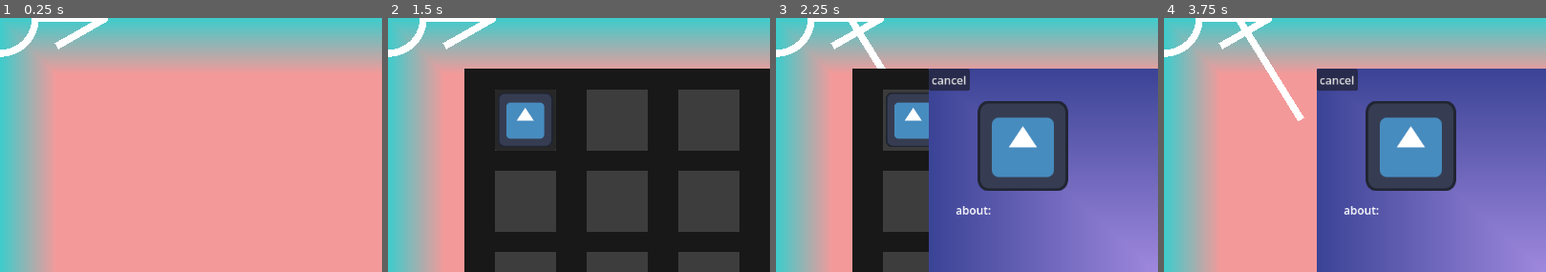
Above: before the commit, frames 1-4 (left to right).
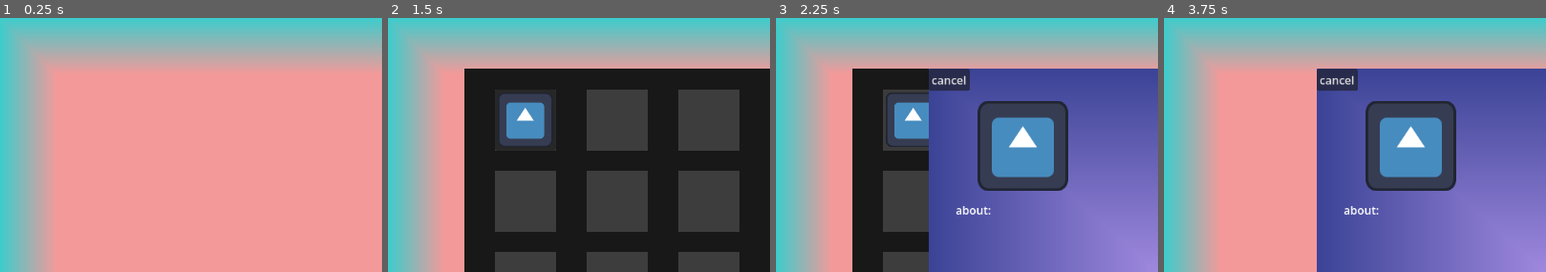
Above: after the commit, the same moments.

Repository: smkillerz777-star/Magia-Infinita
Game: Godot game, scene res://main_game.tscn
Two runs of this game, one before a commit and one after it. Both use one fixed random seed, a clock stepped at 60 frames per second and the inputs below. The engine's default icon, where the game draws it, is replaced by a stand-in: a white triangle on a blue panel in a dark square.
Inputs (mouse positions are % of the whole screen's width and height, from its top left):
- Up to frame 1 (0.25 s): no input
- Up to frame 2 (1.5 s): click "submit" at 0.5 s; click "inventory" at 1.25 s
- Up to frame 3 (2.25 s): click (18, 20) at 2 s
- Up to frame 4 (3.75 s): click "use" at 2.75 s; click "cancel" at 3.5 s
The pictures show only the part of the screen within x 0-50%, y 0-50%; the shares and areas given below are measured in that part.

The runs differ from the first frame. In frame 1, 1.0% of the frame differs, in the area x 0-29%, y 0-16%; in frame 2, 1.0%; in frame 3, 1.4%; in frame 4, 1.8%, in the area x 0-37%, y 0-41%.

Commit message:
heavily tested and fixed many bugs
tested various edge cases for recognizer such as what happens when there is only 1 point or 2 point or no point , fixed errors that came with them such as division by 0 . the fucntions in recognizers were changing the original symbols too now it is fixed and the recognizer is behaving good even though the recognizer gives probabilies to even shapes like line around 10% when tested this is because it gives more weight to starting point and starting points can find someone closer to them even when the shape is not matching and if they cannot the program switches to various starting point so at the end some starting points will always be present that will match and the weight of ending points is very less in comparision but it is fine since at the end i will make it recognize shape only if the probability is higher than 70% which require even ending points to give low distance

Diff:
--- a/magia-infinita/Symbols.gd
+++ b/magia-infinita/Symbols.gd
@@ -369,15 +369,18 @@
 static func get_templates():
 	var symbol = direction_sign
 	var templates = [symbol]
-	var i = 0
+	var i = 15
 	while(i<360):
 		templates.append(rotate(symbol,i))
-		i+=5
+		i+=15
 	return templates
-static func rotate(points,deg=0):
-	var temp : Array[Point] = points.duplicate()
+static func rotate(points : Array[Point],deg : float =0.0):
+	if points.is_empty():
+		return []
+	var temp : Array[Point] = []
+	temp.resize(points.size())
 	var centroid : Vector2 = Vector2(0,0)
-	for point in temp:
+	for point in points:
 		centroid.x += point.x
 		centroid.y += point.y
 	centroid /= points.size()
--- a/magia-infinita/main_game.gd
+++ b/magia-infinita/main_game.gd
@@ -2,10 +2,6 @@
 var i = 0
 var completed = 0
 var first = true
-func _ready() -> void:
-	var line = customLine2D.new()
-	line.from_point(Symbols.direction_sign)
-	$lines.add_child(line)
 func _process(_delta):
 	if(get_global_mouse_position().y<670):
 		if(Input.is_action_just_pressed("draw")):
@@ -263,7 +259,6 @@
 	return "default"
 
 func draw_template(template):
-	template = Recognizer.normalize(template,1000)
 	var temp : Array[Vector2]= []
 	temp.resize(template.size())
 	var k = 0
@@ -273,19 +268,23 @@
 	var new_line = Line2D.new()
 	new_line.points = temp
 	$lines.add_child(new_line)
+	$lines.get_child(i).position = Vector2(400,400)
 	i+=1
 
 
 func _on_submit_pressed() -> void:
 	var points : Array[Point] = []
-	print($lines.get_child_count())
 	for k in range(0,$lines.get_child_count()):
 		if($lines.get_child(k).is_queued_for_deletion()):
 			continue
 		else:
-			print($lines.get_child(k).name)
 			for point in $lines.get_child(k).points:
 				points.append(Point.new(point.x,point.y,k))
 	var templates = Symbols.get_templates()
-	#var templates = [Symbols.direction_sign]
-	print(Recognizer.p_recognizer(points,templates))
+	var result = Recognizer.p_recognizer(points,templates)
+	if(result["prob"]!=0):
+		print(result["prob"])
+		draw_template(result["template"])
+	else:
+		print("nothing matched")
+	#draw_template(templates[10])
--- a/magia-infinita/recognizer.gd
+++ b/magia-infinita/recognizer.gd
@@ -1,47 +1,62 @@
 extends Node
 class_name Recognizer
 static func translate_to_origin(points : Array[Point]):
-	var temp : Array[Point] = points.duplicate()
+	var temp : Array[Point] = []
+	temp.resize(points.size())
 	var centroid : Vector2 = Vector2(0,0)
-	for point in temp:
+	for point in points:
 		centroid.x += point.x
 		centroid.y += point.y
 	centroid /= points.size()
-	for point in temp:
-		point.x -= centroid.x
-		point.y -= centroid.y
+	var i = 0
+	for point in points:
+		temp[i] = Point.new(point.x - centroid.x,point.y - centroid.y,point.stroke_id)
+		i+=1
 	return temp
 
-static func scale(points : Array[Point]):
-	var temp : Array[Point] = points.duplicate()
-	print(temp.size(),"hi")
+static func scale(points : Array[Point],multiplier=1):
+	var temp : Array[Point] = []
+	temp.resize(points.size())
 	var max_x : float = -INF
 	var max_y : float = -INF
 	var min_x : float= INF
 	var min_y : float= INF
-	for point in temp:
+	for point in points:
 		max_x = max(max_x,point.x)
 		max_y = max(max_y,point.y)
 		min_x = min(min_x,point.x)
 		min_y = min(min_y,point.y)
 	var scale_factor : float= max(max_x-min_x,max_y-min_y)
-	for point in temp:
-		point.x = (point.x-min_x)/scale_factor
-		point.y = (point.y-min_y)/scale_factor
+	var i = 0
+	for point in points:
+		temp[i] = Point.new((point.x-min_x)/scale_factor*multiplier, (point.y-min_y)/scale_factor*multiplier,point.stroke_id)
+		i+=1
 	return temp
 
 static func path_length(points : Array[Point]):
 	var d = 0.0
 	for i in range(1,points.size()):
 		if(points[i-1].stroke_id==points[i].stroke_id):
+			print(points[i-1].distance_to(points[i]))
 			d += points[i-1].distance_to(points[i])
+	print(d)
 	return d
 
 static func resample(points : Array[Point],n):
+	var temp : Array[Point] = points.duplicate()
+	if(points.is_empty()):
+		temp.resize(n)
+		for i in range(n):
+			temp[i] = Point.new(INF,INF,0)
+		return temp
+	if(points.size()==1):
+		temp.resize(n)
+		for i in range(n):
+			temp[i] = Point.new(points[0].x,points[0].y,points[0].stroke_id)
+		return temp
 	var interval = path_length(points)/(n-1)
 	var dis = 0.0
-	var temp : Array[Point] = points.duplicate()
-	var new_points : Array[Point] = [temp[0]]
+	var new_points : Array[Point] = [Point.new(temp[0].x,temp[0].y,temp[0].stroke_id)]
 	var i = 1
 	while i < temp.size():
 		if(temp[i-1].stroke_id==temp[i].stroke_id):
@@ -57,8 +72,16 @@
 			else:
 				dis += d
 		i+=1
+	for point in new_points:
+		print("info:")
+		print(point.x)
+		print(point.y)
+	if(new_points.size()!=n):
+		print("error size:",new_points.size())
+	else:
+		print("size is good")
 	new_points.resize(n)
-	new_points[n-1] = points[points.size()-1]
+	new_points[n-1] = Point.new(points[points.size()-1].x,points[points.size()-1].y,points[points.size()-1].stroke_id)
 	return new_points
 
 static func normalize(points : Array[Point],n):
@@ -116,5 +139,4 @@
 			result = template
 			angle = i
 		i+=5
-	print(result)
-	return {"angle": angle,"prob" : max(0.0,1.0-score/(0.2*32))}
+	return {"template": result,"prob" : max(0.0,1.0-score/(0.2*32))}
